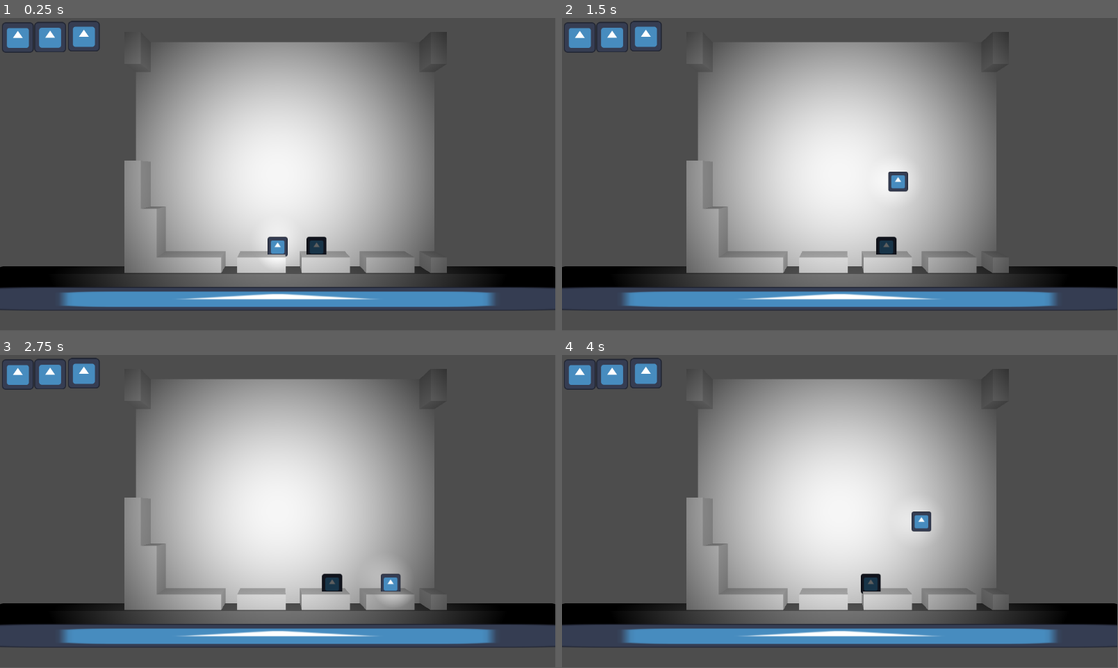
Above: before the commit, frames 1-4 (two rows, left to right).
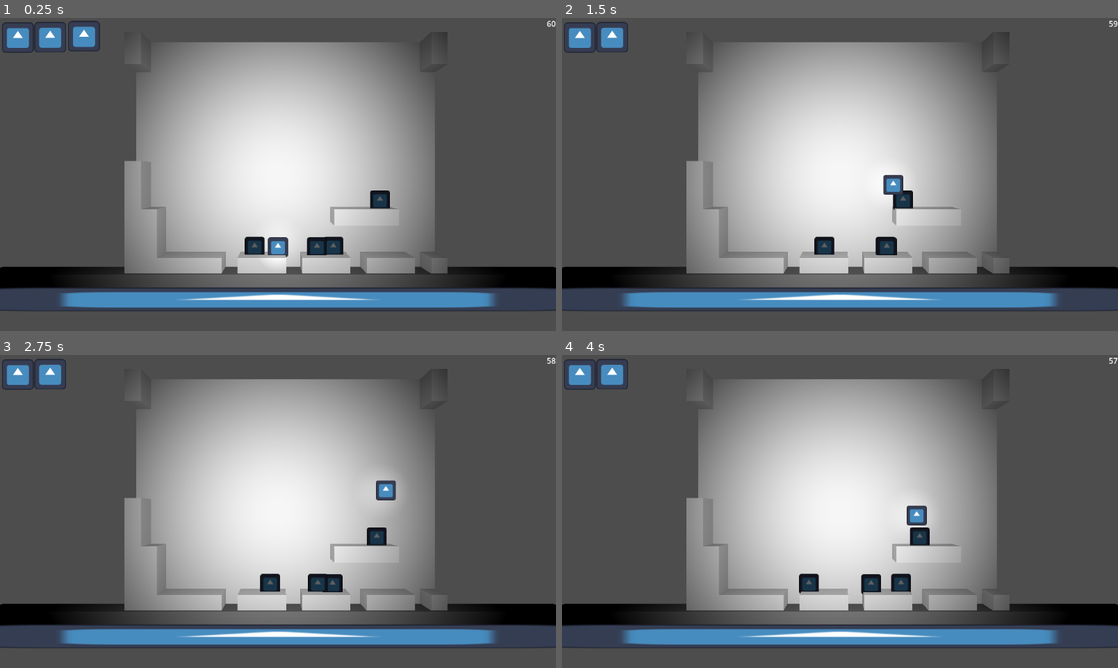
Above: after the commit, the same moments.

Repository: Dolphcode/ggj-2024
Game: Godot game, scene res://Scenes/game.tscn
Same seed, same stepped clock (60 frames per second), same inputs: the game is played once before the commit and once after it. The engine's default icon, where the game draws it, is replaced by a stand-in: a white triangle on a blue panel in a dark square.
Inputs:
- Up to frame 1 (0.25 s): no input
- Up to frame 2 (1.5 s): tap Enter (ui_accept) at 0.5, 0.6 s; hold Right (ui_right) 0.53-1.28 s; tap Space (jump, bound only after the commit) at 0.77, 0.8, 1.07, 1.35 s; hold Down (ui_down) from 1.28 s (still down)
- Up to frame 3 (2.75 s): tap Space (jump, bound only after the commit) at 1.52, 1.82, 2.3 s; tap Enter (ui_accept) at 1.55, 2.1 s; release Down (ui_down) at 2.03 s; hold Right (ui_right) from 2.03 s (still down)
- Up to frame 4 (4 s): release Right (ui_right) at 2.78 s; hold Up (ui_up) 2.78-3.53 s; tap Enter (ui_accept) at 2.85 s; tap Space (jump, bound only after the commit) at 3.02, 3.32, 3.6, 3.77 s; hold Left (ui_left) from 3.53 s (still down)
In our replay, the window is 799x449 before the commit and 800x450 after it. These sizes can differ from the game's own. Grey fills any space a smaller window leaves; there, only what the larger window draws over its background counts as a difference.

The runs differ from the first frame. In frame 1, 2.9% of the frame differs, in the area x 0-100%, y 0-94%; in frame 2, 3.2%; in frame 3, 3.8%; in frame 4, 3.5%.

Commit message:
Added enemy bopping and enemy hunting stages

Diff:
--- a/Enemies/Scenes/parent_enemy.tscn
+++ b/Enemies/Scenes/parent_enemy.tscn
@@ -26,7 +26,7 @@
 collision_mask = 2
 
 [node name="HeadHurtBox" type="CollisionShape3D" parent="Head"]
-transform = Transform3D(0.8, 0, 0, 0, 0.1, 0, 0, 0, 1, 0, 0.53597, 0)
+transform = Transform3D(0.8, 0, 0, 0, 0.1, 0, 0, 0, 1, 0, 0.645826, 0)
 shape = SubResource("BoxShape3D_apsq5")
 
 [node name="Sprite3D" type="Sprite3D" parent="."]
@@ -57,4 +57,5 @@
 transform = Transform3D(1, 0, 0, 0, 1, 0, 0, 0, 1, -0.0598145, -0.0268555, 0)
 shape = SubResource("BoxShape3D_wxded")
 
+[connection signal="body_entered" from="Head" to="." method="_on_head_body_entered"]
 [connection signal="body_entered" from="WallDetection" to="." method="_on_wall_detection_body_entered"]
--- a/Enemies/Scirpts/parent_enemy.gd
+++ b/Enemies/Scirpts/parent_enemy.gd
@@ -1,3 +1,4 @@
+class_name ParentEnemy
 extends CharacterBody3D
 
 const SPEED = 2.0
@@ -6,6 +7,11 @@
 @onready var detect_platform = $LedgeDetection
 @onready var detect_Jump = $JumpDetection
 @onready var detect_Wall = $WallDetection
+
+# For testing if a player has bopped this guy
+const PlayerClass = preload("res://Scripts/player.gd")
+
+signal on_enemy_death(enemy)
 
 # direction
 var input_dir = Vector3(1,0,0)
@@ -58,3 +64,11 @@
 func _on_wall_detection_body_entered(body):
 	print("Wall!")
 	scale.x = scale.x * -1
+
+
+func _on_head_body_entered(body):
+	print("Whoa")
+	if body is PlayerClass && body.velocity.y < 0:
+		body.jump_force()
+		emit_signal("on_enemy_death", self)
+		queue_free() # Temporary
--- a/Scenes/game.tscn
+++ b/Scenes/game.tscn
@@ -1,14 +1,15 @@
-[gd_scene load_steps=9 format=3 uid="uid://5qid108f1ska"]
+[gd_scene load_steps=12 format=3 uid="uid://5qid108f1ska"]
 
 [ext_resource type="PackedScene" uid="uid://bwneut6qlhu4b" path="res://Scenes/stage.tscn" id="1_gxsmk"]
 [ext_resource type="PackedScene" uid="uid://la3al4wownf8" path="res://Scenes/player.tscn" id="2_pwj11"]
 [ext_resource type="Texture2D" uid="uid://dli8ao3tpwxb2" path="res://Assets/icon.svg" id="3_3osvo"]
 [ext_resource type="PackedScene" uid="uid://hddej23e7axi" path="res://Enemies/Scenes/parent_enemy.tscn" id="3_7yumb"]
 [ext_resource type="PackedScene" uid="uid://chy1hd81v6r8y" path="res://Scenes/Environment/stage_platform.tscn" id="4_hrlmn"]
+[ext_resource type="Script" path="res://Scripts/Levels/stage_base.gd" id="5_0temo"]
 [ext_resource type="Script" path="res://Scripts/Levels/level_loader.gd" id="5_kgk5b"]
+[ext_resource type="Script" path="res://Scenes/HeartContainer.gd" id="6_6tgbd"]
 [ext_resource type="PackedScene" uid="uid://cw71uxwrs2lbp" path="res://Scenes/Stages/test_stage.tscn" id="6_eh5rh"]
-[ext_resource type="Script" path="res://Scripts/Levels/stage_base.gd" id="5_0temo"]
-[ext_resource type="Script" path="res://Scenes/HeartContainer.gd" id="6_6tgbd"]
+[ext_resource type="Script" path="res://Scripts/Levels/stage_hunting.gd" id="7_rdpkj"]
 
 [sub_resource type="Environment" id="Environment_sprrj"]
 background_mode = 2
@@ -33,38 +34,57 @@
 [node name="WorldEnvironment" type="WorldEnvironment" parent="."]
 environment = SubResource("Environment_sprrj")
 
-[node name="LevelLoader" type="Node" parent="." node_paths=PackedStringArray("level_one", "timer", "stage_platform")]
+[node name="LevelLoader" type="Node" parent="." node_paths=PackedStringArray("level_one", "timer", "stage_platform", "timer_label")]
 script = ExtResource("5_kgk5b")
-level_one = [NodePath("TestStage")]
+level_one = [NodePath("TestEnemyStage")]
 timer = NodePath("Timer")
 stage_platform = NodePath("../StagePlatform")
+timer_label = NodePath("../CanvasLayer/Label")
 
 [node name="TestStage" parent="LevelLoader" instance=ExtResource("6_eh5rh")]
 
 [node name="Timer" type="Timer" parent="LevelLoader"]
 
+[node name="TestEnemyStage" type="Node" parent="LevelLoader"]
+script = ExtResource("7_rdpkj")
+spawns = Array[String](["res://Enemies/Scenes/parent_enemy.tscn", "res://Enemies/Scenes/parent_enemy.tscn", "res://Enemies/Scenes/parent_enemy.tscn"])
+target_idx = Array[int]([0])
+grid_info = "res://Assets/Grid Info/sample2.txt"
+
 [node name="Node" type="Node" parent="."]
 script = ExtResource("5_0temo")
 grid_info = "res://Assets/Grid Info/sample.txt"
 
-[node name="HeartContainer" type="HBoxContainer" parent="."]
+[node name="CanvasLayer" type="CanvasLayer" parent="."]
+
+[node name="HeartContainer" type="HBoxContainer" parent="CanvasLayer"]
 offset_right = 40.0
 offset_bottom = 40.0
 script = ExtResource("6_6tgbd")
 
-[node name="Heart1" type="Sprite2D" parent="HeartContainer"]
+[node name="Heart1" type="Sprite2D" parent="CanvasLayer/HeartContainer"]
 position = Vector2(37, 40.5)
 scale = Vector2(0.515625, 0.492188)
 texture = ExtResource("3_3osvo")
 
-[node name="Heart2" type="Sprite2D" parent="HeartContainer"]
+[node name="Heart2" type="Sprite2D" parent="CanvasLayer/HeartContainer"]
 position = Vector2(104, 40)
 scale = Vector2(0.515625, 0.492188)
 texture = ExtResource("3_3osvo")
 
-[node name="Heart3" type="Sprite2D" parent="HeartContainer"]
+[node name="Heart3" type="Sprite2D" parent="CanvasLayer/HeartContainer"]
 position = Vector2(174, 38)
 scale = Vector2(0.515625, 0.492188)
 texture = ExtResource("3_3osvo")
 
-[connection signal="hurt" from="Player" to="HeartContainer" method="_on_player_hurt"]
+[node name="Label" type="Label" parent="CanvasLayer"]
+anchors_preset = 1
+anchor_left = 1.0
+anchor_right = 1.0
+offset_left = -152.0
+offset_bottom = 54.0
+grow_horizontal = 0
+text = "TIMER"
+horizontal_alignment = 2
+
+[connection signal="hurt" from="Player" to="CanvasLayer/HeartContainer" method="_on_player_hurt"]
--- a/Scenes/stage.tscn
+++ b/Scenes/stage.tscn
@@ -56,7 +56,9 @@
 offset_bottom = 40.0
 
 [node name="SubViewport" type="SubViewport" parent="SubViewportContainer"]
+handle_input_locally = false
 size = Vector2i(1152, 648)
+render_target_update_mode = 4
 
 [node name="Camera3D" type="Camera3D" parent="SubViewportContainer/SubViewport"]
 transform = Transform3D(1, 0, 0, 0, 1, 0, 0, 0, 1, 0, 5.66394, 13.064)
--- /dev/null
+++ b/Scripts/Environment/base_interactable.gd
@@ -0,0 +1,11 @@
+extends Node3D
+
+
+# Called when the node enters the scene tree for the first time.
+func _ready():
+	pass # Replace with function body.
+
+
+# Called every frame. 'delta' is the elapsed time since the previous frame.
+func _process(delta):
+	pass
--- a/Scripts/Levels/level_loader.gd
+++ b/Scripts/Levels/level_loader.gd
@@ -10,6 +10,7 @@
 @export_category("References")
 @export var timer: Timer
 @export var stage_platform: StagePlatform
+@export var timer_label: Label
 var stage: StageBase
 
 # Called when the node enters the scene tree for the first time.
@@ -20,17 +21,17 @@
 	stage.start_stage(stage_platform)
 	timer.start()
 
+func _process(delta):
+	timer_label.text = str(ceil(timer.time_left))
+
 
 func _on_stage_end():
 	stage.stage_complete.disconnect(_on_stage_end)
 	timer.paused = true
 	stage = pick_stage()
 	stage.stage_complete.connect(_on_stage_end)
+	stage.start_stage(stage_platform)
 	timer.paused = false
-
-# Called every frame. 'delta' is the elapsed time since the previous frame.
-func _process(delta):
-	pass
 
 func pick_stage():
 	#var stage_picks = level_one if (timer.time_left < time / 3.0) else (level_two if (timer.time_left < time * 2.0 / 3.0) else level_three)
--- a/Scripts/Levels/stage_base.gd
+++ b/Scripts/Levels/stage_base.gd
@@ -6,39 +6,43 @@
 @export_category("Data")
 @export var grid_info: String
 @export var event_name: String = "Base Name"
+@export var event_dialog: String = "Eventing time!"
+@export var event_icon: String = "Oop"
+@export var event_character: String = "TVHead"
 
 var grid_info_arr = []
+var level_loader
+
+var is_loaded = false
 
 func _ready():
-	pass
+	level_loader = get_parent()
 
 # Please call the super method to set up grid_info_arr
 func start_stage(stageplatform):
-	var file = FileAccess.open(grid_info, FileAccess.READ)
-	var content = file.get_as_text()
+	if (!is_loaded):
+		var file = FileAccess.open(grid_info, FileAccess.READ)
+		var content = file.get_as_text()
 
-	var str_arr = []
-	for str in content.split("-"):
-		var row = []
-		grid_info_arr.append([])
-		for sym in str.split(""):
-			if (sym.is_valid_int() || sym.is_valid_identifier()):
-				row.append(sym)
-		str_arr.append(row)
+		var str_arr = []
+		for str in content.split("-"):
+			var row = []
+			grid_info_arr.append([])
+			for sym in str.split(""):
+				if (sym.is_valid_int() || sym.is_valid_identifier()):
+					row.append(sym)
+			str_arr.append(row)
 
-	for i in range(0, str_arr.size()):
-		var str = ""
-		for j in range(0, str_arr[0].size()):
-			grid_info_arr[str_arr.size() - i - 1].append(str_arr[i][j])
-			str += str_arr[i][j]
-			if str_arr[i][j] == "1":
-				stageplatform.toggle_tile(1, j, str_arr.size() - i - 1)
-			else:
-				stageplatform.toggle_tile(0, j, str_arr.size() - i - 1)
-
-
-
-
+		for i in range(0, str_arr.size()):
+			var str = ""
+			for j in range(0, str_arr[0].size()):
+				grid_info_arr[str_arr.size() - i - 1].append(str_arr[i][j])
+				str += str_arr[i][j]
+				if str_arr[i][j] == "1":
+					stageplatform.toggle_tile(1, j, str_arr.size() - i - 1)
+				else:
+					stageplatform.toggle_tile(0, j, str_arr.size() - i - 1)
+	is_loaded = true
 
 func end_stage():
-	pass
+	level_loader._on_stage_end()
--- a/Scripts/Levels/stage_hunting.gd
+++ b/Scripts/Levels/stage_hunting.gd
@@ -1,36 +1,50 @@
 class_name StageHunting
 extends StageBase
+
+@export_category("Hunting Config")
+@export var spawns: Array[String]
+@export var target_idx: Array[int]
+
+var enemies: Array[ParentEnemy]
+var targets: Array[ParentEnemy]
+
 
 func start_stage(stageplatform):
 	# Call superclass to set up grid reference
 	super.start_stage(stageplatform)
 
-	var file = FileAccess.open(grid_info, FileAccess.READ)
-	var content = file.get_as_text()
+	var positions: Array[Vector2i] = []
+	for y in range(0, grid_info_arr.size()):
+		for x in range(0, grid_info_arr[0].size()):
+			if grid_info_arr[y][x] == 'x':
+				positions.append(Vector2i(x,y))
 
-	var str_arr = []
-	for str in content.split("-"):
-		var row = []
-		grid_info_arr.append([])
-		for sym in str.split(""):
-			row.append(sym)
-		str_arr.append(row)
+	for spawn in spawns:
+		var enemy = load(spawn).instantiate()
+		stageplatform.add_child(enemy)
+		var randidx = randi_range(0, positions.size() - 1)
+		var randpos = positions[randidx]
+		positions.remove_at(randidx)
+		enemy.position = Vector3(randpos.x, randpos.y, 1)
 
-	for i in range(0, str_arr.size()):
-		for j in range(0, str_arr[0].size()):
-			grid_info_arr[str_arr.size() - i - 1].append(str_arr[i][j])
-			if str_arr[i][j] == "1":
-				stageplatform.toggle_tile(1, j, str_arr.size() - i - 1)
-			else:
-				stageplatform.toggle_tile(0, j, str_arr.size() - i - 1)
+		enemies.append(enemy)
+
+	for idx in target_idx:
+		targets.append(enemies[idx])
+		enemies[idx].on_enemy_death.connect(_on_target_death)
 
 
+func end_stage():
+	for enemy in enemies:
+		if typeof(enemy) != TYPE_NIL && is_instance_valid(enemy):
+			enemy.queue_free()
+	super.end_stage()
 
-# Called when the node enters the scene tree for the first time.
-func _ready():
-	pass # Replace with function body.
+func _on_target_death(enemy):
+	for i in range(0, targets.size()):
+		if (targets[i] == enemy):
+			targets.remove_at(i)
+			break
 
-
-# Called every frame. 'delta' is the elapsed time since the previous frame.
-func _process(delta):
-	pass
+	if (targets.size() <= 0):
+		end_stage()
--- a/Scripts/player.gd
+++ b/Scripts/player.gd
@@ -27,12 +27,12 @@
 		velocity.y -= gravity * delta
 
 	# Handle jump.
-	if Input.is_action_just_pressed("ui_accept") and is_on_floor():
-		velocity.y = JUMP_VELOCITY
+	if Input.is_action_just_pressed("jump") and is_on_floor():
+		jump_force()
 
 	# Get the input direction and handle the movement/deceleration.
 	# As good practice, you should replace UI actions with custom gameplay actions.
-	var input_dir = Input.get_vector("ui_left", "ui_right", "ui_up", "ui_down")
+	var input_dir = Input.get_vector("left", "right", "ui_up", "ui_down")
 	var direction = (transform.basis * Vector3(input_dir.x, 0, input_dir.y)).normalized()
 	if direction:
 		velocity.x = direction.x * SPEED
@@ -46,3 +46,6 @@
 		health -= 1
 		print(health)
 		$HurtTimer.start()
+
+func jump_force():
+	velocity.y = JUMP_VELOCITY
--- a/project.godot
+++ b/project.godot
@@ -15,9 +15,33 @@
 config/features=PackedStringArray("4.2", "Forward Plus")
 config/icon="res://Assets/icon.svg"
 
+[display]
+
+window/stretch/mode="viewport"
+
 [dotnet]
 
 project/assembly_name="Global Game Jam 2024"
+
+[input]
+
+left={
+"deadzone": 0.5,
+"events": [Object(InputEventKey,"resource_local_to_scene":false,"resource_name":"","device":-1,"window_id":0,"alt_pressed":false,"shift_pressed":false,"ctrl_pressed":false,"meta_pressed":false,"pressed":false,"keycode":0,"physical_keycode":65,"key_label":0,"unicode":97,"echo":false,"script":null)
+, Object(InputEventKey,"resource_local_to_scene":false,"resource_name":"","device":-1,"window_id":0,"alt_pressed":false,"shift_pressed":false,"ctrl_pressed":false,"meta_pressed":false,"pressed":false,"keycode":0,"physical_keycode":4194319,"key_label":0,"unicode":0,"echo":false,"script":null)
+]
+}
+right={
+"deadzone": 0.5,
+"events": [Object(InputEventKey,"resource_local_to_scene":false,"resource_name":"","device":-1,"window_id":0,"alt_pressed":false,"shift_pressed":false,"ctrl_pressed":false,"meta_pressed":false,"pressed":false,"keycode":0,"physical_keycode":68,"key_label":0,"unicode":100,"echo":false,"script":null)
+, Object(InputEventKey,"resource_local_to_scene":false,"resource_name":"","device":-1,"window_id":0,"alt_pressed":false,"shift_pressed":false,"ctrl_pressed":false,"meta_pressed":false,"pressed":false,"keycode":0,"physical_keycode":4194321,"key_label":0,"unicode":0,"echo":false,"script":null)
+]
+}
+jump={
+"deadzone": 0.5,
+"events": [Object(InputEventKey,"resource_local_to_scene":false,"resource_name":"","device":-1,"window_id":0,"alt_pressed":false,"shift_pressed":false,"ctrl_pressed":false,"meta_pressed":false,"pressed":false,"keycode":0,"physical_keycode":32,"key_label":0,"unicode":32,"echo":false,"script":null)
+]
+}
 
 [layer_names]
 
Not shown, added: Assets/Grid Info/sample2.txt
